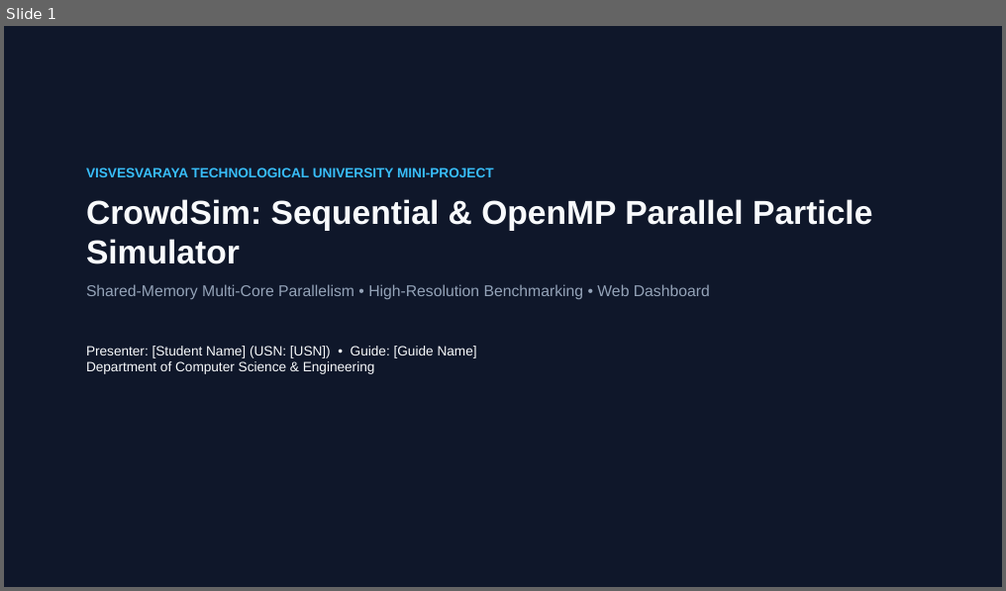
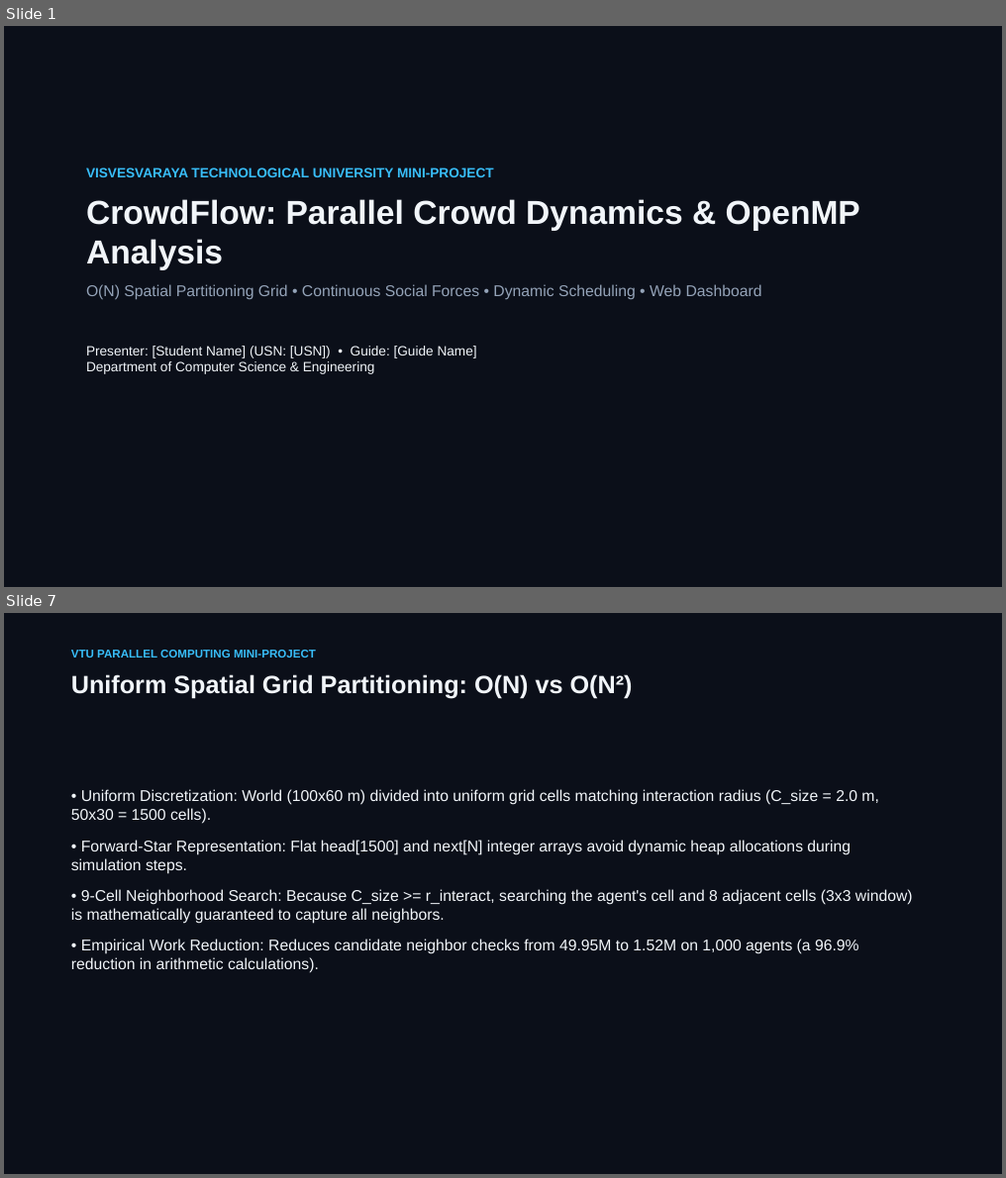
Before and after one commit to rishikeshgowdakk/PC, a slide deck: CrowdSim/presentation/CrowdSim_Project_Presentation.pptx. Shown one above the other, each under a label of ours: slide 1 before the commit, slides 1 and 7 after it; the slides between them are not shown. The pictures are 1006x591 and 1006x1178 pixels, drawn with LibreOffice and Linux fonts; fonts in the diff are those of the drawing. Boxes give left, top, right and bottom in pixels: in the first picture for what was removed or moved away, otherwise in the second. Text is boxed around its words. In the diff, an @@ line names an element or a change of style, - is before the commit and + after.

Commit message:
Implement obstacle avoidance and spatial grid mechanics in CrowdSim
- Added obstacle handling with circular and AABB (axis-aligned bounding box) types.
- Implemented obstacle initialization based on different scenarios (pillars and bottlenecks).
- Developed functions for computing repulsive forces from obstacles and resolving agent penetration.
- Introduced a spatial grid for efficient neighbor querying, reducing computational complexity.
- Created tests for agent initialization, goal steering, obstacle mechanics, spatial grid vs brute force, and sequential vs parallel simulation equivalence.
- Ensured that the simulation maintains physical invariants and validates results across different configurations.

```diff
--- a/CrowdSim/presentation/CrowdSim_Project_Presentation.pptx
+++ b/CrowdSim/presentation/CrowdSim_Project_Presentation.pptx
@@ slide 7 added at (4,613,1002,1174), background #0B0F19 @@
@@ text added at (71,650,316,658), 11 pt, text #38BDF8, bold @@
+VTU PARALLEL COMPUTING MINI-PROJECT
@@ text added at (71,674,633,699), 24 pt, text #F1F5F9, bold @@
+Uniform Spatial Grid Partitioning: O(N) vs O(N²)
@@ text added at (71,789,913,973), 15 pt, text #F1F5F9 @@
+• Uniform Discretization: World (100x60 m) divided into uniform grid cells matching interaction radius (C_size = 2.0 m, 50x30 = 1500 cells).
+• Forward-Star Representation: Flat head[1500] and next[N] integer arrays avoid dynamic heap allocations during simulation steps.
+• 9-Cell Neighborhood Search: Because C_size >= r_interact, searching the agent's cell and 8 adjacent cells (3x3 window) is mathematically guaranteed to capture all neighbors.
+• Empirical Work Reduction: Reduces candidate neighbor checks from 49.95M to 1.52M on 1,000 agents (a 96.9% reduction in arithmetic calculations).
@@ slide 1 changed as well @@
@@ background #0F172A to #0B0F19 @@
@@ text at (86,199,860,300): text changed @@
-CrowdSim: Sequential & OpenMP Parallel Particle Simulator
-Shared-Memory Multi-Core Parallelism • High-Resolution Benchmarking • Web Dashboard
+CrowdFlow: Parallel Crowd Dynamics & OpenMP Analysis
+O(N) Spatial Partitioning Grid • Continuous Social Forces • Dynamic Scheduling • Web Dashboard
@@ text at (86,346,477,374): text colour #F8FAFC to #F1F5F9 in "Presenter: [Student Name] (USN: [USN]) • Guide: ..." @@
```
Also in this commit, not shown: 10 other slides changed, 3 other slides added, 4 slides removed, 37 other files.
